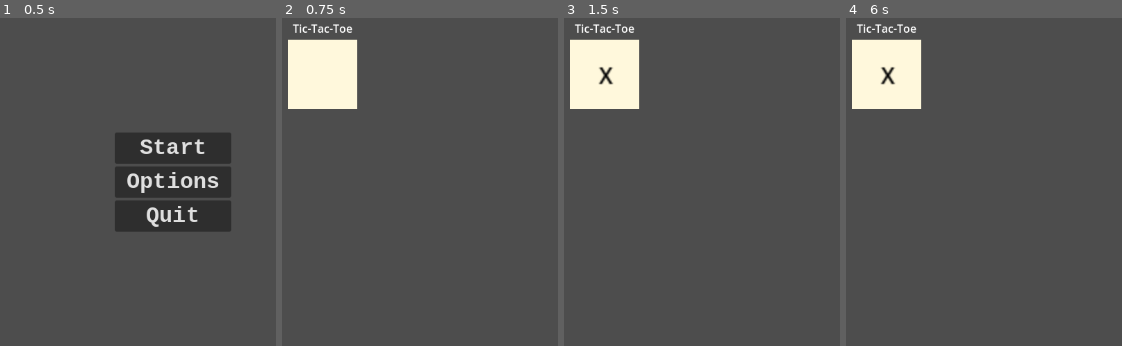
Above: before the commit, frames 1-4 (left to right).
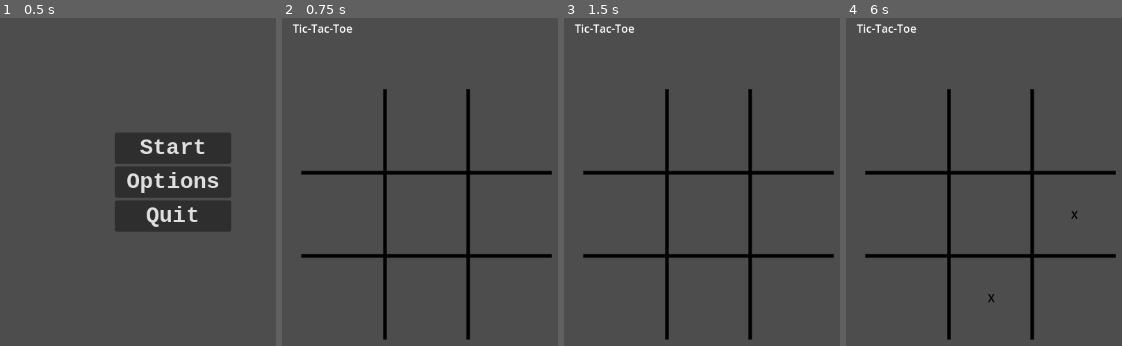
Above: after the commit, the same moments.

Repository: adaviloper/ultimate-tic-tac-toe
Game: Godot game, scene res://scenes/menu.tscn
Same seed, same stepped clock (60 frames per second), same inputs: the game is played once before the commit and once after it. The project has no main scene, so this scene is started directly.
Inputs (mouse positions are in pixels of both pictures, inside the frame that each line leads up to):
- Up to frame 1 (0.5 s): no input
- Up to frame 2 (0.75 s): click "Start" at 0.5 s
- Up to frame 3 (1.5 s): tap Enter at 1.25 s; move the mouse to (605, 73) at 1.27 s; click (605, 73) at 1.42 s
- Up to frame 4 (6 s): tap Space at 2, 3.5, 5 s; move the mouse to (862, 198) at 2.02 s; click (862, 198) at 2.17 s; tap Enter at 2.75, 4.25 s; move the mouse to (1102, 77) at 2.77 s; click (1102, 77) at 2.92 s; move the mouse to (981, 264) at 3.52 s; click (981, 264) at 3.67 s; move the mouse to (outside the picture) at 4.27 s; click (outside the picture) at 4.42 s; move the mouse to (outside the picture) at 5.02 s; click (outside the picture) at 5.17 s; move the mouse to (1061, 175) at 5.77 s; click (1061, 175) at 5.92 s

Frame 1 is identical in both runs. In frame 2, 9.7% of the frame differs, in the area x 2-98%, y 6-99%; in frame 3, 9.7%; in frame 4, 9.7%.

Commit message:
[UTTT-4] - added base build for a board with cells

Diff:
--- a/scenes/Cell.gd
+++ b/scenes/Cell.gd
@@ -7,7 +7,6 @@
 
 func _draw():
 	var collision = get_node("CollisionShape2D").shape.get_rect()
-	draw_rect(Rect2(collision.position.x, collision.position.y, collision.size.x, collision.size.y), Color.CORNSILK, true)
 
 # Called every frame. 'delta' is the elapsed time since the previous frame.
 func _process(delta):
--- a/scenes/board.tscn
+++ b/scenes/board.tscn
@@ -1,14 +1,55 @@
-[gd_scene load_steps=3 format=3 uid="uid://cd4deyvh3xn52"]
-
-[ext_resource type="PackedScene" uid="uid://cr45l6mjdqp15" path="res://scenes/cell.tscn" id="1_58yx5"]
+[gd_scene load_steps=2 format=3 uid="uid://cd4deyvh3xn52"]
 
 [sub_resource type="GDScript" id="GDScript_tuypk"]
 script/source = "extends Node2D
 
+var startX : int = 350
+var startY : int = 200
+var width : int = 360
+var height : int = width
+var cellWidth : int = width / 3
+var lineWidth : int = 4
+const NUMBER_OF_ROWS : int = 3
+const NUMBER_OF_COLS : int = 3
+const NUMBER_OF_CELLS : int = NUMBER_OF_ROWS * NUMBER_OF_COLS
+var cell_scene = preload(\"res://scenes/cell.tscn\")
 
 # Called when the node enters the scene tree for the first time.
 func _ready():
-	pass # Replace with function body.
+	for i in NUMBER_OF_ROWS:
+		for j in NUMBER_OF_COLS:
+			var cell = cell_scene.instantiate()
+			add_child(cell)
+			cell.position.x = startX + (cellWidth / 2) + (cellWidth * (i % 3))
+			cell.position.y = startY + (cellWidth / 2) + (cellWidth * (j % 3))
+
+	pass
+
+func _draw():
+	draw_line(
+		Vector2(startX, startY + (width / 3)),
+		Vector2(startX + width, startY + (width / 3)),
+		Color.BLACK, lineWidth,
+		true
+	)
+	draw_line(
+		Vector2(startX, startY + (width * 2 / 3)),
+		Vector2(startX + width, startY + (width * 2 / 3)),
+		Color.BLACK, lineWidth,
+		true
+	)
+	draw_line(
+		Vector2(startX + (width / 3), startY),
+		Vector2(startX + (width / 3), startY + width),
+		Color.BLACK, lineWidth,
+		true
+	)
+	draw_line(
+		Vector2(startX + (width * 2 / 3), startY),
+		Vector2(startX + (width * 2 / 3), startY + width),
+		Color.BLACK, lineWidth,
+		true
+	)
 
 # Called every frame. 'delta' is the elapsed time since the previous frame.
 func _process(delta):
@@ -24,6 +65,3 @@
 offset_right = 377.0
 offset_bottom = 123.0
 text = "Tic-Tac-Toe"
-
-[node name="Cell" parent="." instance=ExtResource("1_58yx5")]
-position = Vector2(380, 178)
--- a/scenes/cell.tscn
+++ b/scenes/cell.tscn
@@ -3,10 +3,9 @@
 [ext_resource type="Script" path="res://scenes/Cell.gd" id="1_hqyxt"]
 
 [sub_resource type="RectangleShape2D" id="RectangleShape2D_ag0or"]
-size = Vector2(50, 50)
+size = Vector2(120, 120)
 
 [node name="Cell" type="Area2D"]
-scale = Vector2(2, 2)
 script = ExtResource("1_hqyxt")
 
 [node name="CollisionShape2D" type="CollisionShape2D" parent="."]
